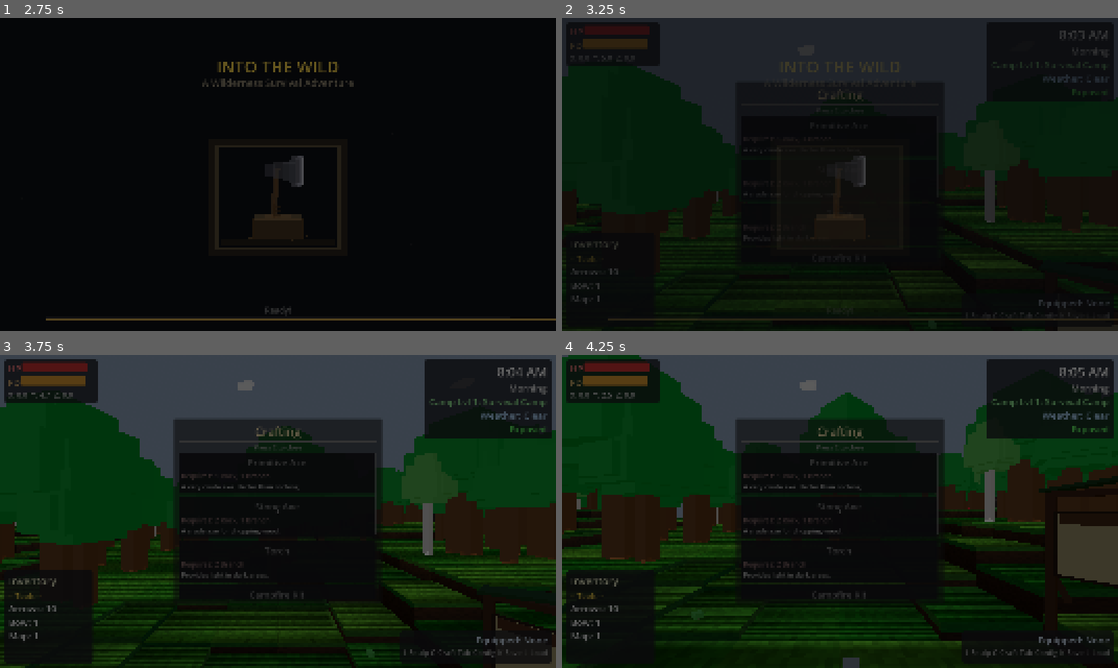
Above: before the commit, frames 1-4 (two rows, left to right).
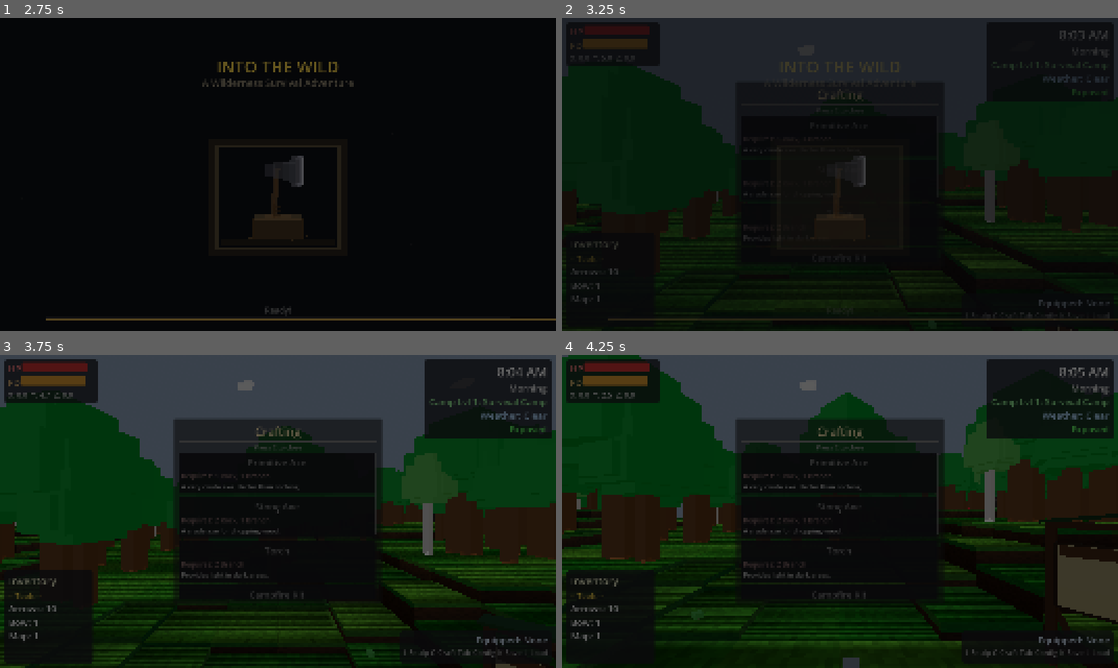
Above: after the commit, the same moments.

Repository: adchamberlain/into-the-wild
Game: Godot game, scene res://scenes/main.tscn
The game is run twice, just before and just after one commit, with the same random seed, the same clock (stepped at 60 frames per second) and the same inputs.
Inputs (mouse positions are in pixels of both pictures, inside the frame that each line leads up to):
- Up to frame 1 (2.75 s): tap Enter at 0.5, 2 s; move the mouse to (305, 174) at 0.52 s; hold F (eat) 0.53-1.28 s; hold W (move_forward) from 0.53 s (still down); click (305, 174) at 0.67 s; tap Space (jump) at 0.77, 1.07, 1.25, 1.52, 1.82 s; move the mouse to (250, 174) at 1.27 s; tap E (interact) at 1.35 s; move the mouse to (289, 168) at 2.02 s; hold M (move_structure) from 2.03 s (still down)
- Up to frame 2 (3.25 s): keep holding W (move_forward); move the mouse to (834, 180) at 2.77 s; release M (move_structure) at 2.78 s; tap C (open_crafting) at 2.85 s; click (834, 180) at 2.92 s; tap Space (jump) at 3.02 s
- Up to frame 3 (3.75 s): tap Space (jump) at 3.32 s; move the mouse to (444, 558) at 3.52 s; release W (move_forward) at 3.53 s; hold A (move_left) from 3.53 s (still down); hold Shift (sprint) from 3.53 s (still down)
- Up to frame 4 (4.25 s): keep holding A (move_left); keep holding Shift (sprint); tap Space (jump) at 3.77, 4.07 s

Frame 1 is identical in both runs. In frame 2, 0.1% of the frame differs, in the area x 90-100%, y 87-100%; in frame 3, 0.3%; in frame 4, 2.8%, in the area x 85-100%, y 38-87%.

Commit message:
Fix wilderness sign floating by sampling min terrain height across footprint
Co-Authored-By: Claude Opus 4.6 <noreply@anthropic.com>

Diff:
--- a/scripts/world/chunk_manager.gd
+++ b/scripts/world/chunk_manager.gd
@@ -1925,7 +1925,12 @@
 	var sign_node: StaticBody3D = StaticBody3D.new()
 	sign_node.set_script(wilderness_sign_script)
 	sign_node.name = "WildernessSign"
+	# Sample multiple points across the sign footprint and use the minimum height
+	# so the posts sit on (or slightly in) the ground, never floating
 	var terrain_y: float = get_height_at(sign_x, sign_z)
+	for offset: Vector2 in [Vector2(-1.3, 0), Vector2(1.3, 0), Vector2(0, 0.3), Vector2(0, -0.3)]:
+		var sample_y: float = get_height_at(sign_x + offset.x, sign_z + offset.y)
+		terrain_y = min(terrain_y, sample_y)
 	sign_node.position = Vector3(sign_x, terrain_y, sign_z)
 	sign_node.rotation.y = atan2(-sign_x, -sign_z)
 	add_child(sign_node)
